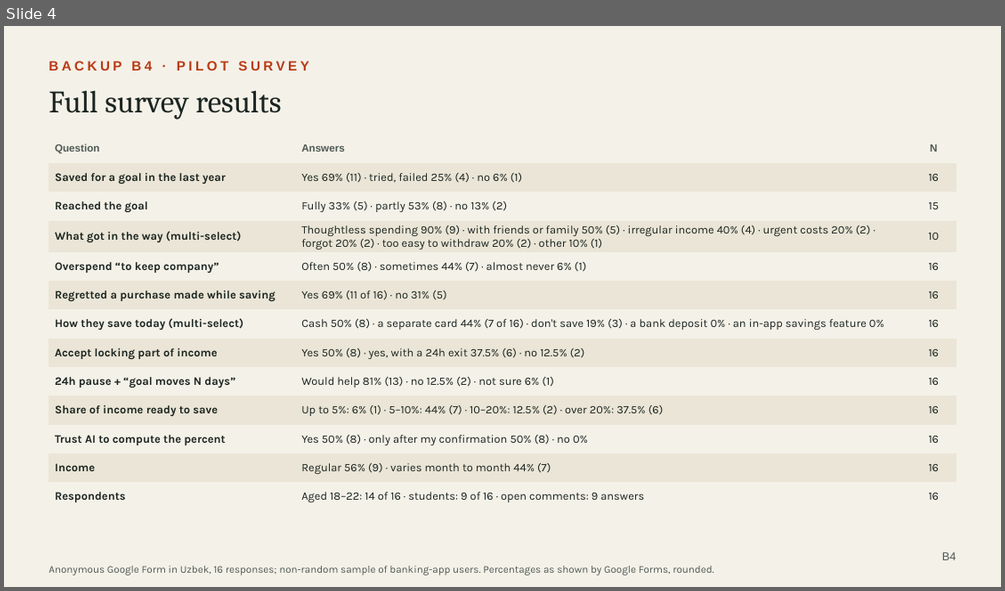
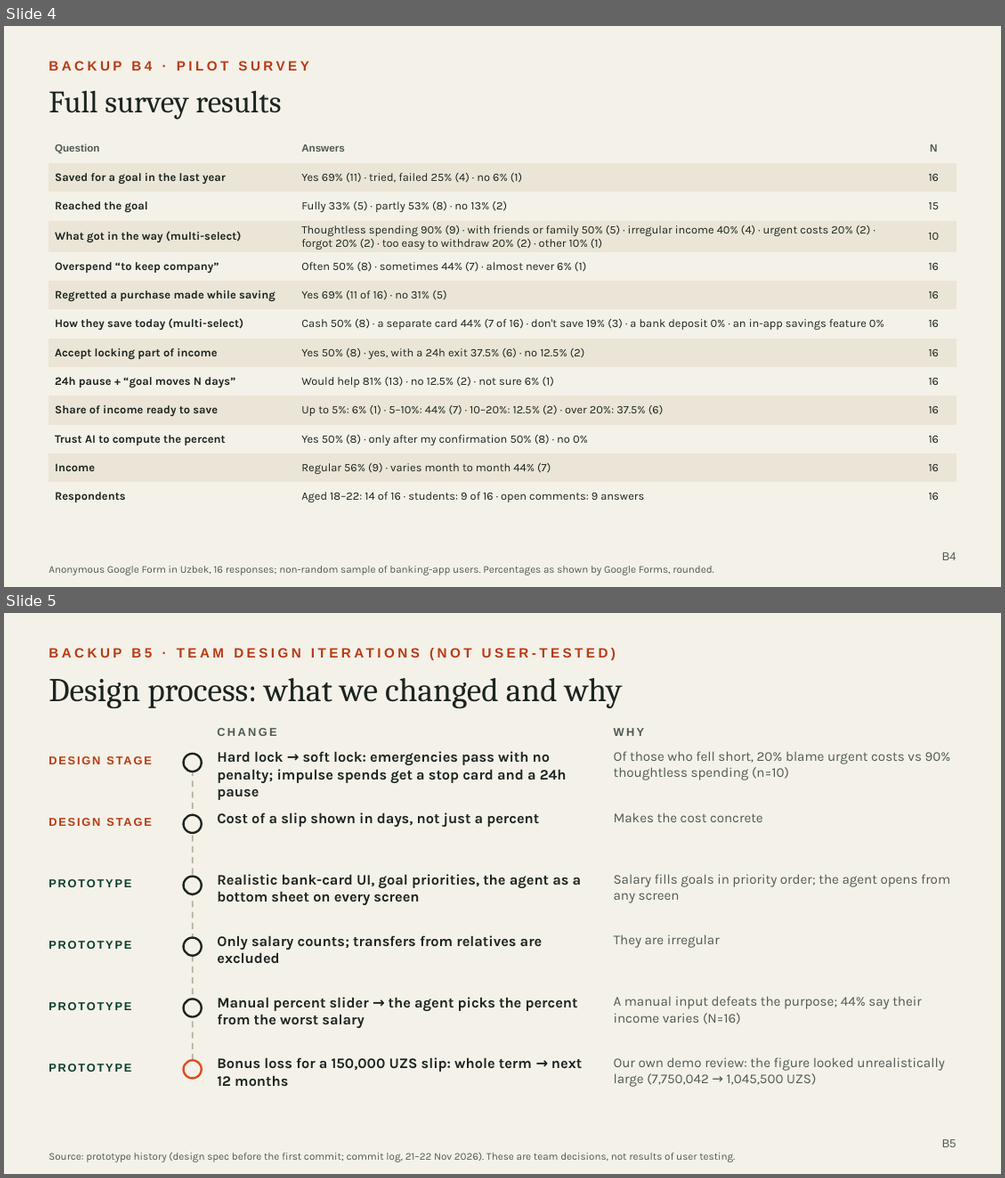
Before and after one commit to quixtorm/Goalie, a slide deck: pitch/Goalie_backup.pptx. Shown one above the other, each under a label of ours: slide 4 before the commit, slides 4 and 5 after it. The pictures are 1005x591 and 1005x1178 pixels, drawn with LibreOffice and Linux fonts; fonts in the diff are those of the drawing. Boxes give left, top, right and bottom in pixels: in the first picture for what was removed or moved away, otherwise in the second. Text is boxed around its words. In the diff, an @@ line names an element or a change of style, - is before the commit and + after.

```diff
--- a/pitch/Goalie_backup.pptx
+++ b/pitch/Goalie_backup.pptx
@@ slide 5 added at (4, 613, 1001, 1174), background #F4F1E8 @@
@@ text added at (48, 644, 722, 666), 13 pt, text #B83A14, bold @@
+BACKUP B5 · TEAM DESIGN ITERATIONS (NOT USER-TESTED)
@@ text added at (48, 678, 622, 708), 32 pt, text #1B2420 @@
+Design process: what we changed and why
@@ text added at (217, 728, 276, 736), 11 pt, text #4F5A54, bold @@
+CHANGE
@@ text added at (614, 728, 645, 736), 11 pt, text #4F5A54, bold @@
+WHY
@@ text added at (48, 754, 176, 773), 11 pt, text #B83A14, bold @@
+DESIGN STAGE
@@ ellipse added at (184, 754, 202, 771), fill #F4F1E8, outline #1B2420 2 pt @@
@@ line added from (193, 759) to (193, 1070), #B8B09C 1.5 pt dashed @@
@@ text added at (217, 751, 566, 800), 14 pt, text #1B2420, bold @@
+Hard lock → soft lock: emergencies pass with no penalty; impulse spends get a stop card and a 24h pause
@@ text added at (614, 751, 951, 780), 13 pt, text #4F5A54 @@
+Of those who fell short, 20% blame urgent costs vs 90% thoughtless spending (n=10)
@@ text added at (48, 815, 176, 835), 11 pt, text #B83A14, bold @@
+DESIGN STAGE
@@ ellipse added at (184, 815, 202, 833), fill #F4F1E8, outline #1B2420 2 pt @@
@@ text added at (217, 812, 539, 827), 14 pt, text #1B2420, bold @@
+Cost of a slip shown in days, not just a percent
@@ text added at (614, 812, 763, 822), 13 pt, text #4F5A54 @@
+Makes the cost concrete
@@ text added at (48, 879, 131, 887), 11 pt, text #0B3D2E, bold @@
+PROTOTYPE
@@ ellipse added at (184, 876, 202, 894), fill #F4F1E8, outline #1B2420 2 pt @@
@@ text added at (217, 874, 582, 905), 14 pt, text #1B2420, bold @@
+Realistic bank-card UI, goal priorities, the agent as a bottom sheet on every screen
@@ text added at (614, 874, 950, 903), 13 pt, text #4F5A54 @@
+Salary fills goals in priority order; the agent opens from any screen
@@ text added at (48, 941, 131, 949), 11 pt, text #0B3D2E, bold @@
+PROTOTYPE
@@ ellipse added at (184, 938, 202, 956), fill #F4F1E8, outline #1B2420 2 pt @@
@@ text added at (217, 935, 542, 963), 14 pt, text #1B2420, bold @@
+Only salary counts; transfers from relatives are excluded
@@ text added at (614, 934, 720, 948), 13 pt, text #4F5A54 @@
+They are irregular
@@ text added at (48, 1002, 131, 1010), 11 pt, text #0B3D2E, bold @@
+PROTOTYPE
@@ ellipse added at (184, 999, 202, 1017), fill #F4F1E8, outline #1B2420 2 pt @@
@@ text added at (217, 997, 578, 1028), 14 pt, text #1B2420, bold @@
+Manual percent slider → the agent picks the percent from the worst salary
@@ text added at (614, 996, 922, 1024), 13 pt, text #4F5A54 @@
+A manual input defeats the purpose; 44% say their income varies (N=16)
@@ text added at (48, 1063, 131, 1071), 11 pt, text #0B3D2E, bold @@
+PROTOTYPE
@@ ellipse added at (184, 1060, 202, 1078), fill #F4F1E8, outline #E04A1F 2 pt @@
@@ text added at (217, 1057, 582, 1086), 14 pt, text #1B2420, bold @@
+Bonus loss for a 150,000 UZS slip: whole term → next 12 months
@@ text added at (614, 1057, 944, 1086), 13 pt, text #4F5A54 @@
+Our own demo review: the figure looked unrealistically large (7,750,042 → 1,045,500 UZS)
@@ text added at (942, 1139, 956, 1147), 11 pt, text #4F5A54 @@
+B5
@@ text added at (48, 1151, 735, 1162), 10 pt, text #4F5A54 @@
+Source: prototype history (design spec before the first commit; commit log, 21–22 Nov 2026). These are team decisions, not results of user testing.
```
Also in this commit, not shown: 2 other slides added, 4 other files.
